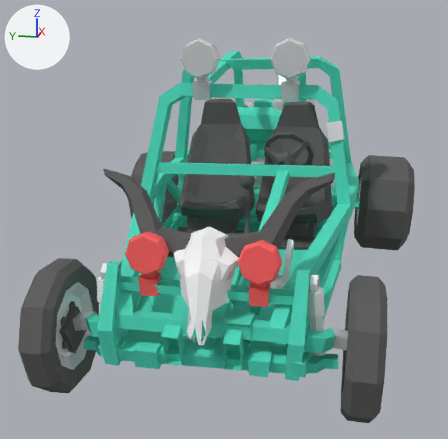
Two versions of the glTF model public/models/cars/kaeferkraft.glb, one commit apart.
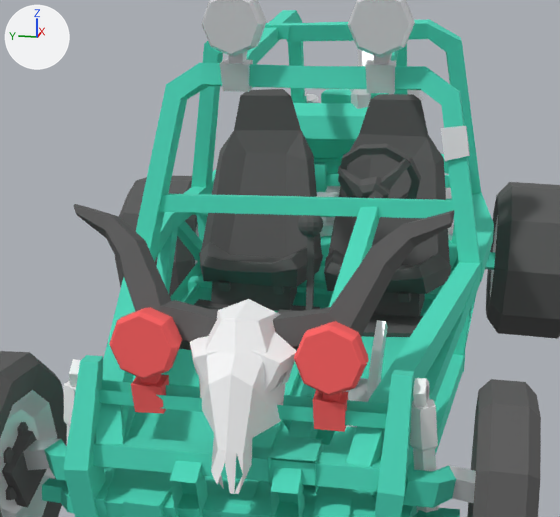
Old and new are each drawn whole from a 50 mm camera at (-3.42, -0.5, 0.71) aimed at (0.13, 0.21, -0.17) and again close up on the part from 13% to 89% of the width and 10% to 82% of the height. Arrows for +X, +Y and +Z are at upper left; the lights stay in place. The first two pictures are the older version. Vertices at exactly the same position are counted once.

Objects in the first close-up: 'group1182785724', 'group1345467828', 'group135257548', 'group1384551819', 'group1401189384', 'group1586929722', 'group2069554521', 'group228842624', 'group237616497', 'group35187853', 'group407306559', 'group552694142' and 62 more.
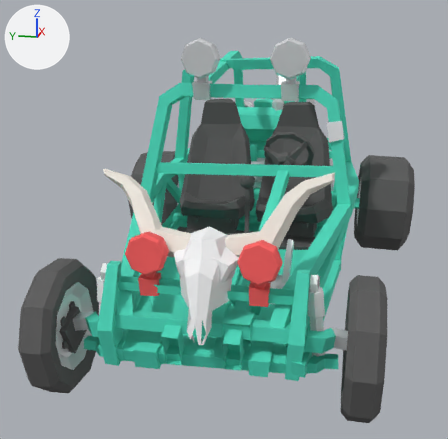
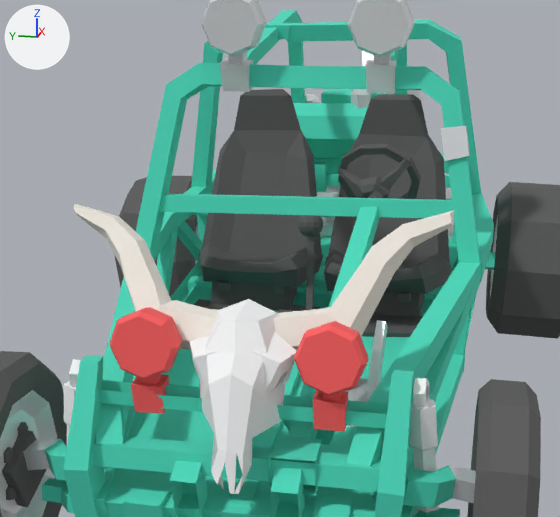
Edits to the scene script, one JSON object a line:
```json
{"op": "add", "block": "mat_skullhorn", "code": ["mat_skullhorn = principled_material('SkullHorn')", "mat_skullhorn.base_color = (0.91, 0.863, 0.784)  # white #f5efe5", "mat_skullhorn.roughness = 0.85"]}
{"block": "me_mesh2069554521", "where": "me_mesh2069554521.from_pydata(...)  # 155 vertices, 272 faces; spans x -1.477..-1.067, y -0.457..0.457, z -0.246..0.327"}
{"block": "me_mesh2069554521", "where": "# used by ob_group2069554521; location = (0.0, 0.0, 0.0)"}
{"block": "me_mesh2069554521", "change": "me_mesh2069554521 part 1: all 170 faces that had it switch from mat_dark (dark grey #5a5a5a) to mat_skullhorn (white #f5efe5)"}
```

Pixel boxes (x1, y1, x2, y2) of what changed, in the close-ups (560 x 517 px):
```json
{"part": 1, "of": "me_mesh2069554521", "change": "recoloured", "before": [74, 204, 455, 351], "after": [74, 204, 455, 351], "on screen": "dark grey to white"}
```
